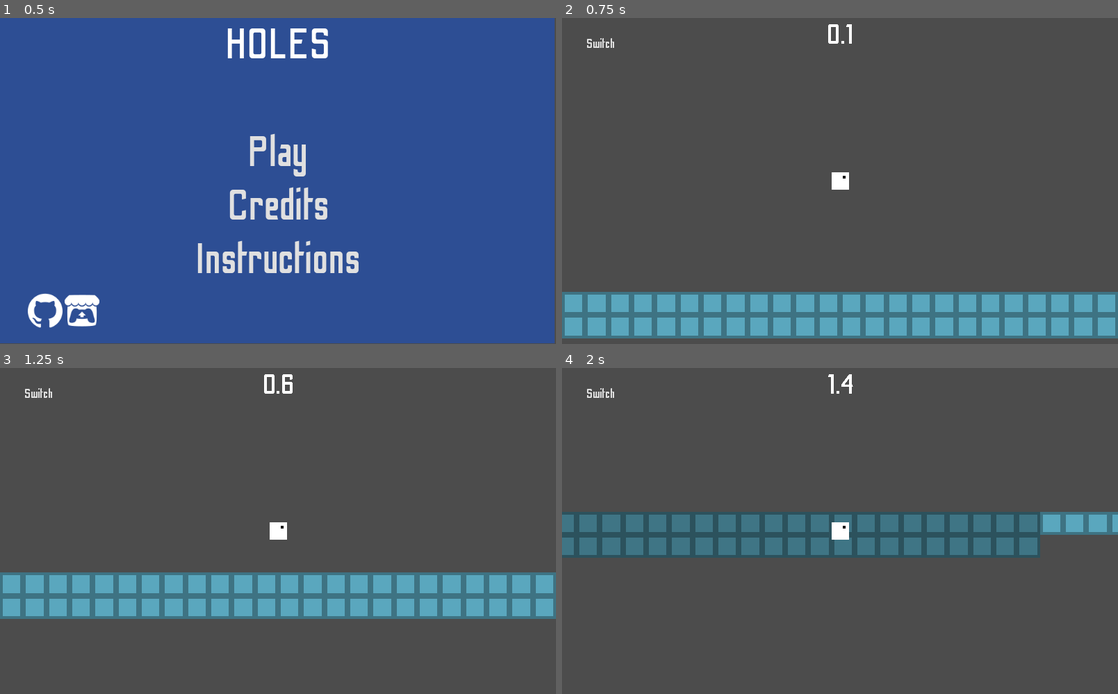
Above: before the commit, frames 1-4 (two rows, left to right).
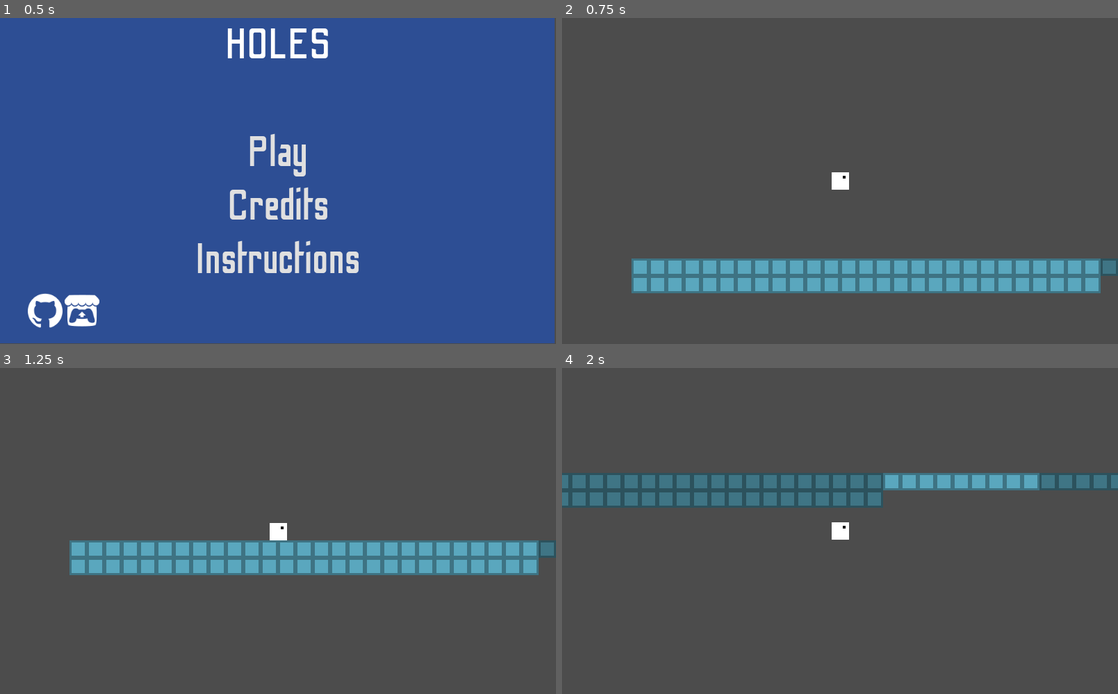
Above: after the commit, the same moments.

Repository: jonot-cyber/brackeys-game-jam-game-that-i-am-doing
Game: Godot game, scene res://Scenes/UI.tscn
Same seed, same stepped clock (60 frames per second), same inputs: the game is played once before the commit and once after it.
Inputs (mouse positions are in pixels of both pictures, inside the frame that each line leads up to):
- Up to frame 1 (0.5 s): no input
- Up to frame 2 (0.75 s): click "Play" at 0.5 s
- Up to frame 3 (1.25 s): no input
- Up to frame 4 (2 s): tap Enter at 1.25 s; move the mouse to (962, 514) at 1.27 s; click (962, 514) at 1.42 s; tap Space at 1.52 s

Frame 1 is identical in both runs. In frame 2, 23% of the frame differs, in the area x 0-100%, y 1-99%; in frame 3, 22%; in frame 4, 21%.

Commit message:
Minimize!

Diff:
--- a/Scenes/Objects/Player.tscn
+++ b/Scenes/Objects/Player.tscn
@@ -1,38 +1,19 @@
-[gd_scene load_steps=22 format=2]
+[gd_scene load_steps=14 format=2]
 
 [ext_resource path="res://Scripts/PlayerController.gd" type="Script" id=1]
 [ext_resource path="res://Assets/Images/icon.png" type="Texture" id=2]
 [ext_resource path="res://Scenes/Objects/ScreenShake.tscn" type="PackedScene" id=3]
-[ext_resource path="res://Assets/OdibeeSans-Regular.ttf" type="DynamicFontData" id=5]
-[ext_resource path="res://Scripts/UI/CheckpointText.gd" type="Script" id=6]
 [ext_resource path="res://Assets/Music/Jump.wav" type="AudioStream" id=7]
 [ext_resource path="res://Assets/Music/Land.wav" type="AudioStream" id=8]
 [ext_resource path="res://Assets/Music/Explosion.wav" type="AudioStream" id=9]
 [ext_resource path="res://Assets/Music/Checkpoint.wav" type="AudioStream" id=10]
 [ext_resource path="res://Assets/Music/MusicA.ogg" type="AudioStream" id=11]
-[ext_resource path="res://Scripts/UI/Time.gd" type="Script" id=12]
-[ext_resource path="res://Assets/SwitchStyle.tres" type="StyleBox" id=13]
-
-[sub_resource type="CanvasItemMaterial" id=1]
-light_mode = 1
-
-[sub_resource type="DynamicFont" id=2]
-size = 200
-font_data = ExtResource( 5 )
-
-[sub_resource type="DynamicFont" id=3]
-size = 150
-font_data = ExtResource( 5 )
-
-[sub_resource type="DynamicFont" id=4]
-size = 70
-font_data = ExtResource( 5 )
 
 [sub_resource type="CanvasItemMaterial" id=5]
 light_mode = 1
 
 [sub_resource type="RectangleShape2D" id=6]
-extents = Vector2( 48, 48 )
+extents = Vector2( 16, 16 )
 
 [sub_resource type="CanvasItemMaterial" id=7]
 light_mode = 1
@@ -48,69 +29,14 @@
 light_mode = 1
 
 [node name="Player" type="KinematicBody2D"]
+position = Vector2( 14.27, -19.0273 )
 script = ExtResource( 1 )
-
-[node name="Label" type="Label" parent="."]
-visible = false
-material = SubResource( 1 )
-margin_left = -1532.0
-margin_top = -896.0
-margin_right = 1528.0
-margin_bottom = 308.0
-custom_fonts/font = SubResource( 2 )
-text = "Checkpoint Reached"
-align = 1
-valign = 1
-script = ExtResource( 6 )
-__meta__ = {
-"_edit_use_anchors_": false
-}
-
-[node name="TextFade" type="Timer" parent="Label"]
-one_shot = true
-
-[node name="Tween" type="Tween" parent="Label"]
-
-[node name="Time" type="Label" parent="."]
-material = SubResource( 1 )
-margin_left = -1530.0
-margin_top = -887.0
-margin_right = 1533.0
-margin_bottom = 886.0
-custom_fonts/font = SubResource( 3 )
-text = "0
-"
-align = 1
-script = ExtResource( 12 )
-__meta__ = {
-"_edit_use_anchors_": false
-}
-
-[node name="Second" type="Timer" parent="Time"]
-wait_time = 0.1
-autostart = true
-
-[node name="SwitchButton" type="Button" parent="."]
-material = SubResource( 1 )
-anchor_right = 1.0
-margin_left = -1445.0
-margin_top = -821.0
-margin_right = -1199.0
-margin_bottom = -692.0
-custom_styles/hover = ExtResource( 13 )
-custom_styles/pressed = ExtResource( 13 )
-custom_styles/focus = ExtResource( 13 )
-custom_styles/normal = ExtResource( 13 )
-custom_fonts/font = SubResource( 4 )
-text = "Switch"
-flat = true
-__meta__ = {
-"_edit_use_anchors_": false
-}
+speed = 3.5
+gravity = 0.09
 
 [node name="Sprite" type="Sprite" parent="."]
 material = SubResource( 5 )
-scale = Vector2( 6, 6 )
+scale = Vector2( 2, 2 )
 texture = ExtResource( 2 )
 
 [node name="CollisionShape" type="CollisionShape2D" parent="."]
@@ -118,7 +44,6 @@
 
 [node name="Camera" type="Camera2D" parent="."]
 current = true
-zoom = Vector2( 3, 3 )
 editor_draw_limits = true
 editor_draw_drag_margin = true
 
@@ -137,7 +62,7 @@
 angular_velocity = 65.24
 angular_velocity_random = 0.35
 damping = 23.66
-scale_amount = 40.0
+scale_amount = 13.0
 scale_amount_random = 0.5
 color_ramp = SubResource( 8 )
 anim_speed = 1.0
@@ -181,7 +106,7 @@
 spread = 176.4
 gravity = Vector2( 0, -30 )
 initial_velocity = 50.0
-scale_amount = 40.0
+scale_amount = 13.0
 
 [node name="BounceTimer" type="Timer" parent="Bounce"]
 wait_time = 0.5
@@ -191,8 +116,5 @@
 color = Color( 0.403922, 0.74902, 0.85098, 1 )
 
 [node name="Tween" type="Tween" parent="Background"]
-[connection signal="timeout" from="Label/TextFade" to="Label" method="_on_TextFade_timeout"]
-[connection signal="timeout" from="Time/Second" to="Time" method="_on_Second_timeout"]
-[connection signal="pressed" from="SwitchButton" to="." method="_on_SwitchButton_pressed"]
 [connection signal="timeout" from="Respawn" to="." method="_on_Respawn_timeout"]
 [connection signal="timeout" from="Bounce/BounceTimer" to="." method="bounce_timeout"]
--- a/Scenes/Play.tscn
+++ b/Scenes/Play.tscn
@@ -6,6 +6,7 @@
 [ext_resource path="res://Scenes/Objects/Player.tscn" type="PackedScene" id=4]
 [ext_resource path="res://Scenes/Objects/Checkpoint.tscn" type="PackedScene" id=5]
 [ext_resource path="res://Scripts/EndPoint.gd" type="Script" id=6]
+[ext_resource path="res://UI.tscn" type="PackedScene" id=7]
 
 [sub_resource type="ConvexPolygonShape2D" id=1]
 points = PoolVector2Array( 16, 16, 0, 16, 0, 0, 16, 0 )
@@ -106,7 +107,7 @@
 script = ExtResource( 1 )
 
 [node name="TileMap" type="TileMap" parent="."]
-scale = Vector2( 8, 8 )
+scale = Vector2( 2, 2 )
 tile_set = SubResource( 3 )
 cell_size = Vector2( 16, 16 )
 cell_quadrant_size = 64
@@ -115,6 +116,7 @@
 script = ExtResource( 3 )
 
 [node name="Player" parent="." instance=ExtResource( 4 )]
+position = Vector2( 0, 0 )
 
 [node name="Spawn" type="Position2D" parent="."]
 
@@ -147,9 +149,9 @@
 [node name="Checkpoint5" parent="Checkpoints" instance=ExtResource( 5 )]
 position = Vector2( 41305, 732.689 )
 color = Color( 0.560784, 0.301961, 0.301961, 1 )
+
+[node name="CanvasLayer" parent="." instance=ExtResource( 7 )]
 [connection signal="reset" from="Player" to="TileMap" method="update_tiles"]
 [connection signal="switch" from="Player" to="TileMap" method="update_tiles"]
 [connection signal="switch" from="Player" to="." method="_on_Player_switch"]
 [connection signal="body_entered" from="EndPoint" to="EndPoint" method="_on_EndPoint_body_entered"]
-
-[editable path="Checkpoints/Checkpoint4"]
--- a/Scripts/Checkpoint.gd
+++ b/Scripts/Checkpoint.gd
@@ -22,7 +22,6 @@
 		spawn.position = position
 		player._on_checkpoint()
 		main.active = switch
-		tilemap.update_tiles()
 		tween.interpolate_property(background, "color", background.color, color, duration, TRANS, EASE)
 		tween.start()
 		emit_signal("checkpoint")
--- a/Scripts/EndPoint.gd
+++ b/Scripts/EndPoint.gd
@@ -1,7 +1,7 @@
 extends Area2D
 
 onready var isHTML = OS.get_name() == "HTML5"
-onready var timer : Timer = get_node('../Player/Time/Second')
+onready var timer : Timer = get_node('../CanvasLayer/Time/Second')
 
 func _ready():
 	timer.one_shot = true
--- a/Scripts/PlayerController.gd
+++ b/Scripts/PlayerController.gd
@@ -42,14 +42,14 @@
 func _process(_delta):
 	if position.y > 3000 and respawn.time_left == 0:
 		particles.emitting = true
-		shake.start(0.2, 30, 32)
+		shake.start(0.2/3, 10, 11)
 		explosion.play()
 		sprite.visible = false
 		respawn.start()
 	if dragState and can_jump:
 		if not jump.playing:
 			jump.play()
-		shake.start(0.1, 7.5, 8)
+		shake.start(0.1/3, 7.5/3, 8/3)
 		can_jump = false
 		direction.x = get_local_mouse_position().normalized().x * speed
 		direction.y = get_local_mouse_position().normalized().y * speed
@@ -72,7 +72,7 @@
 				bounce.emitting = true
 				bounce.restart()
 				bounce_timer.start()
-			shake.start(0.2, 15, 16)
+			shake.start(0.2/3, 15/3, 16/3)
 			direction = Vector2(0,0)
 		last_collision = collision.collider_id
 	else:
@@ -115,7 +115,6 @@
 
 func _on_checkpoint():
 	checkpoint.play()
-	$Label._on_checkpoint()
 
 
 func _on_EndPoint_body_entered(body):
--- /dev/null
+++ b/UI.tscn
@@ -0,0 +1,83 @@
+[gd_scene load_steps=9 format=2]
+
+[ext_resource path="res://Assets/OdibeeSans-Regular.ttf" type="DynamicFontData" id=1]
+[ext_resource path="res://Assets/SwitchStyle.tres" type="StyleBox" id=2]
+[ext_resource path="res://Scripts/UI/Time.gd" type="Script" id=3]
+[ext_resource path="res://Scripts/UI/CheckpointText.gd" type="Script" id=4]
+
+[sub_resource type="CanvasItemMaterial" id=1]
+light_mode = 1
+
+[sub_resource type="DynamicFont" id=2]
+size = 70
+font_data = ExtResource( 1 )
+
+[sub_resource type="DynamicFont" id=3]
+size = 200
+font_data = ExtResource( 1 )
+
+[sub_resource type="DynamicFont" id=4]
+size = 150
+font_data = ExtResource( 1 )
+
+[node name="CanvasLayer" type="CanvasLayer"]
+
+[node name="SwitchButton" type="Button" parent="."]
+material = SubResource( 1 )
+anchor_right = 1.0
+margin_left = -1430.73
+margin_top = -840.027
+margin_right = -1184.73
+margin_bottom = -711.027
+custom_styles/hover = ExtResource( 2 )
+custom_styles/pressed = ExtResource( 2 )
+custom_styles/focus = ExtResource( 2 )
+custom_styles/normal = ExtResource( 2 )
+custom_fonts/font = SubResource( 2 )
+text = "Switch"
+flat = true
+__meta__ = {
+"_edit_use_anchors_": false
+}
+
+[node name="Label" type="Label" parent="."]
+visible = false
+material = SubResource( 1 )
+margin_left = -1517.73
+margin_top = -915.027
+margin_right = 1542.27
+margin_bottom = 288.973
+custom_fonts/font = SubResource( 3 )
+text = "Checkpoint Reached"
+align = 1
+valign = 1
+script = ExtResource( 4 )
+__meta__ = {
+"_edit_use_anchors_": false
+}
+
+[node name="TextFade" type="Timer" parent="Label"]
+one_shot = true
+
+[node name="Tween" type="Tween" parent="Label"]
+
+[node name="Time" type="Label" parent="."]
+material = SubResource( 1 )
+margin_left = -1515.73
+margin_top = -906.027
+margin_right = 1547.27
+margin_bottom = 866.973
+custom_fonts/font = SubResource( 4 )
+text = "0
+"
+align = 1
+script = ExtResource( 3 )
+__meta__ = {
+"_edit_use_anchors_": false
+}
+
+[node name="Second" type="Timer" parent="Time"]
+wait_time = 0.1
+autostart = true
+[connection signal="timeout" from="Label/TextFade" to="Label" method="_on_TextFade_timeout"]
+[connection signal="timeout" from="Time/Second" to="Time" method="_on_Second_timeout"]
Not shown: 1 places in Scenes/Play.tscn that only renumber resources
